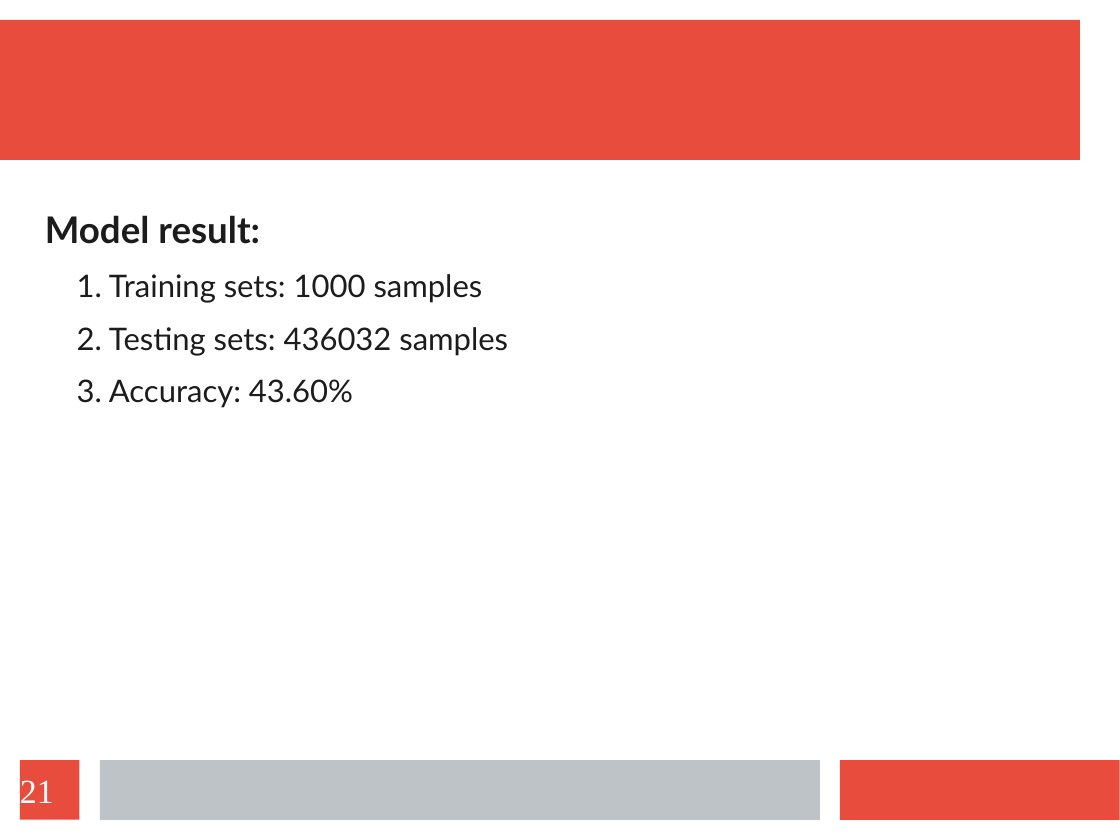
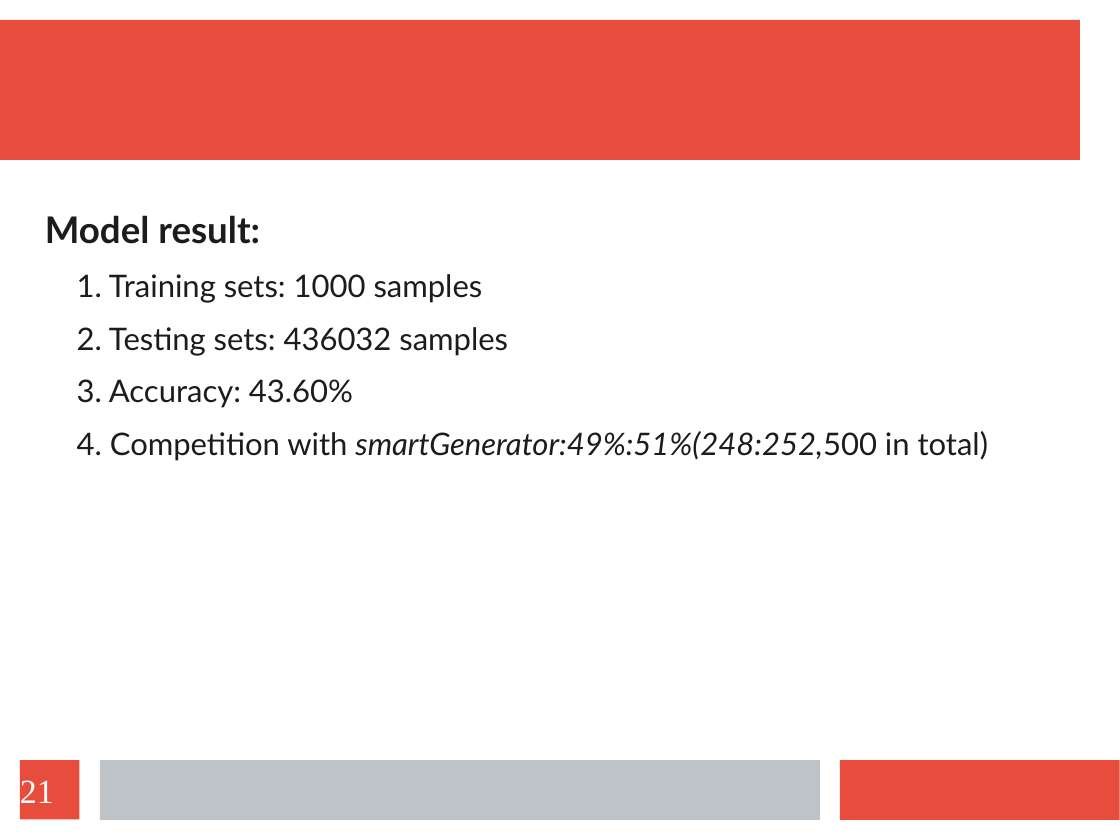
Before and after one commit to CACppuccino/PatchworkGame, a slide deck: slide 21 of presentation.ppt. Drawn at 1120x840 pixels with LibreOffice and Linux fonts; fonts in the diff are those of the drawing. Boxes give left, top, right and bottom in pixels: in the first picture for what was removed or moved away, otherwise in the second. Text is boxed around its words. In the diff, an @@ line names an element or a change of style, - is before the commit and + after.

```diff
--- a/presentation.ppt
+++ b/presentation.ppt
@@ text at [77,431,988,461]: paragraph added @@
+  4. Competition with smartGenerator:49%:51%(248:252,500 in total)
```
Also in this commit, not shown: 11 other files.
